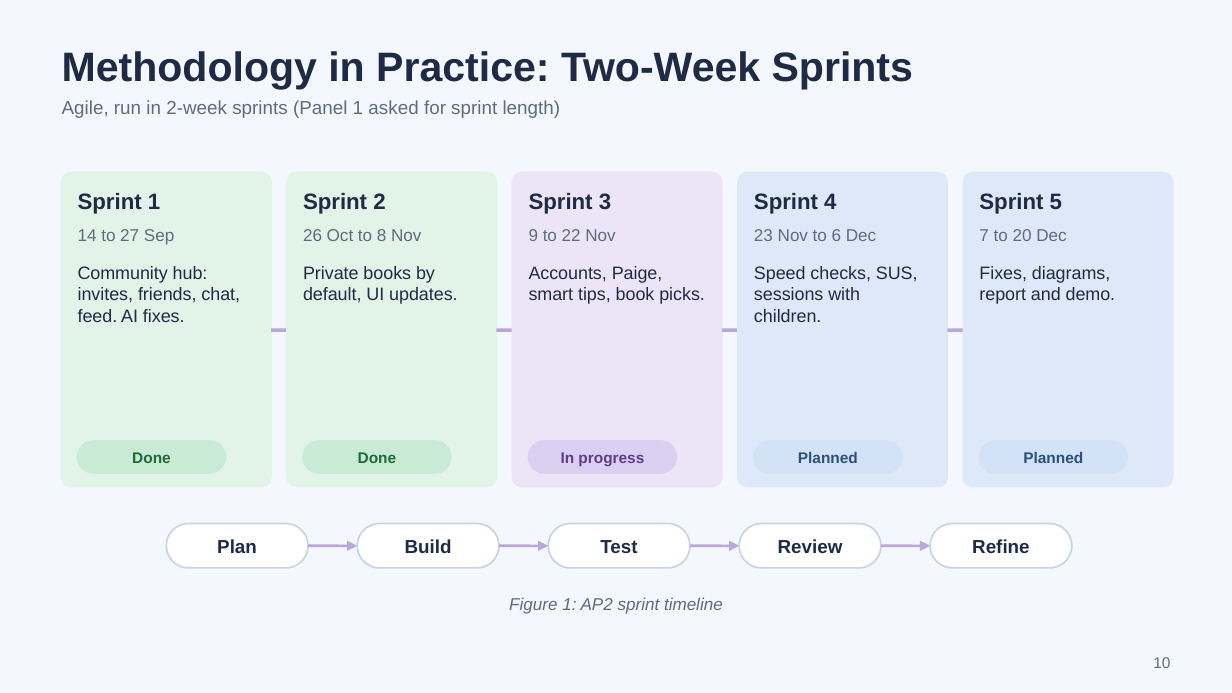
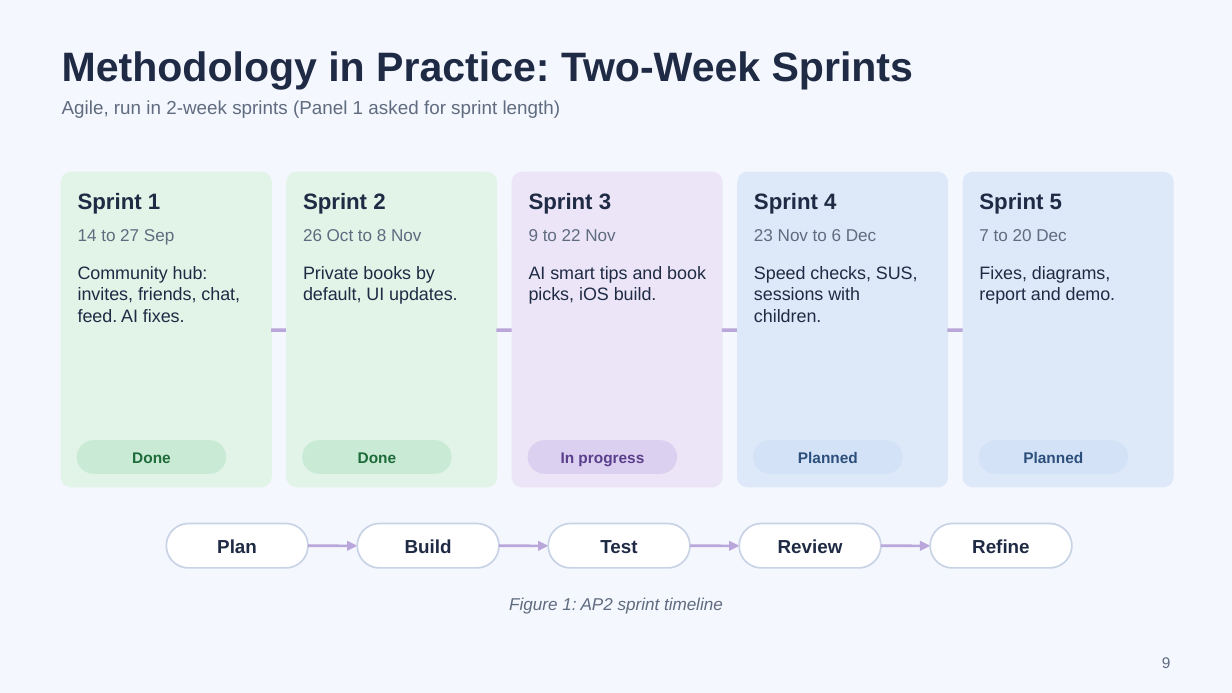
Before and after one commit to scz912/autism_audiobook, a slide deck: slide 9 of deliverables/Visual_Playlist_AP2_Progress.pptx (slide 10 before the commit). Drawn at 1232x693 pixels with LibreOffice and Linux fonts; fonts in the diff are those of the drawing. Boxes give left, top, right and bottom in pixels: in the first picture for what was removed or moved away, otherwise in the second. Text is boxed around its words. In the diff, an @@ line names an element or a change of style, - is before the commit and + after.

```diff
--- a/deliverables/Visual_Playlist_AP2_Progress.pptx
+++ b/deliverables/Visual_Playlist_AP2_Progress.pptx
@@ text at [529, 266, 706, 304]: text changed @@
-Accounts, Paige, smart tips, book picks.
+AI smart tips and book picks, iOS build.
@@ page number at [1162, 657, 1171, 668]: text changed @@
-10
+9
```
Also in this commit, not shown: 8 other slides changed, 1 slide removed, 1 other file.
